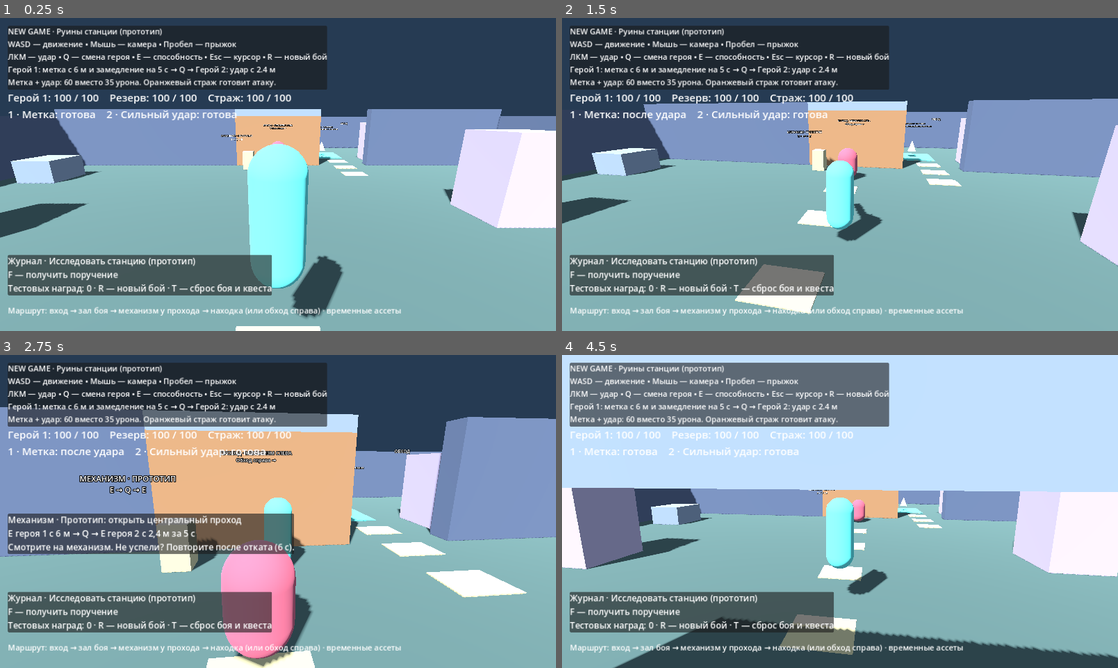
Above: before the commit, frames 1-4 (two rows, left to right).
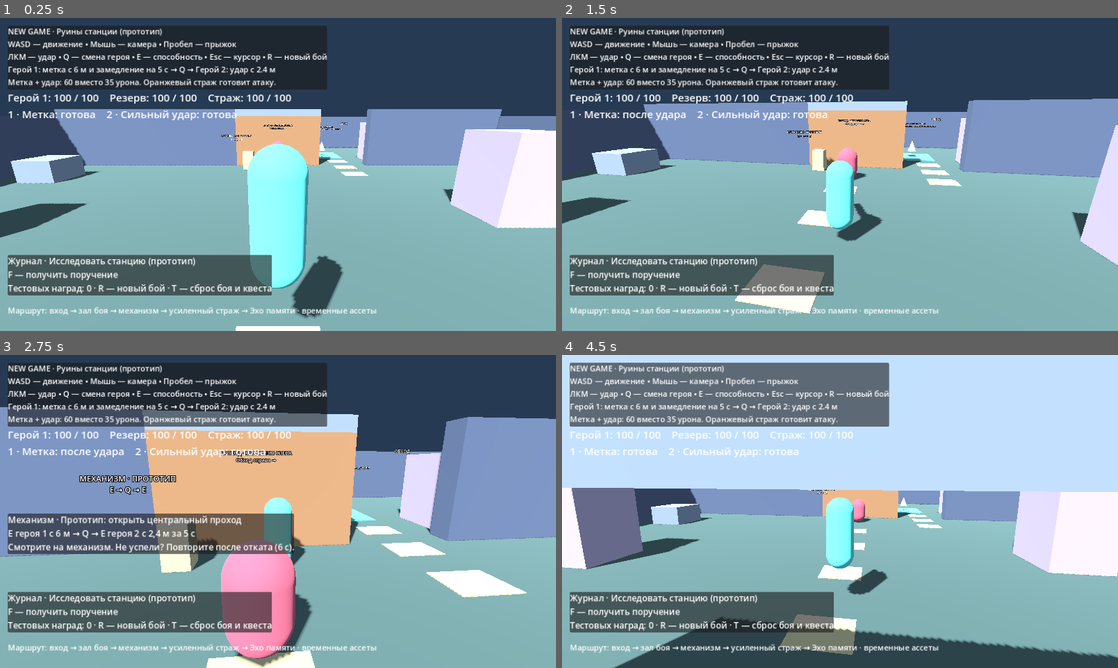
Above: after the commit, the same moments.

Repository: Yola1147/New-game
Game: Godot game, scene res://scenes/main.tscn
Same seed, same stepped clock (60 frames per second), same inputs: the game is played once before the commit and once after it.
Inputs (mouse positions are in pixels of both pictures, inside the frame that each line leads up to):
- Up to frame 1 (0.25 s): no input
- Up to frame 2 (1.5 s): tap Enter (dialogue_next) at 0.5 s; move the mouse to (867, 174) at 0.52 s; press the mouse at (867, 174) at 0.53 s; hold W (move_forward) from 0.53 s (still down); tap Space (jump) at 0.77 s; tap G (inspect_station) at 0.8, 1.35 s; move the mouse to (812, 174) at 1.27 s; release the mouse at (812, 174) at 1.28 s; click (812, 174) at 1.42 s
- Up to frame 3 (2.75 s): keep holding W (move_forward); tap Space (jump) at 1.52 s; tap Q (switch_character) at 1.55 s; move the mouse to (289, 505) at 2.02 s; hold Q (switch_character) from 2.03 s (still down); click (289, 505) at 2.3 s
- Up to frame 4 (4.5 s): keep holding W (move_forward); move the mouse to (834, 517) at 2.77 s; release Q (switch_character) at 2.78 s; tap E (ability) at 2.85 s; click (834, 517) at 2.92 s; tap Space (jump) at 3.02, 3.77 s; tap G (inspect_station) at 3.05 s; move the mouse to (878, 514) at 3.52 s; press the mouse at (878, 514) at 3.53 s; tap Q (switch_character) at 3.8 s; tap R (reset) at 4.15 s; move the mouse to (795, 508) at 4.27 s; release the mouse at (795, 508) at 4.28 s; tap Enter (dialogue_next) at 4.35 s

The runs differ from the first frame. In frame 1, 0.5% of the frame differs, in the area x 28-73%, y 35-96%; in frame 2, 0.4%; in frame 3, 0.5%; in frame 4, 0.5%, in the area x 28-73%, y 92-96%.

Commit message:
Add reinforced guard and complete prototype prologue route for issue 12

Diff:
--- a/scripts/enemy.gd
+++ b/scripts/enemy.gd
@@ -2,6 +2,10 @@
 
 signal health_changed
 const MAX_HEALTH := 100
+# Tunable prototype variant; both guards use the same AI and attack timing.
+var reinforced := false
+var max_health := MAX_HEALTH
+var attack_damage := 20
 var health := MAX_HEALTH
 var target: CharacterBody3D
 var windup := 0.0
@@ -99,6 +103,10 @@
 	repath_time = 0
 
 func _ready() -> void:
+	if reinforced:
+		max_health = 175
+		attack_damage = 30
+		health = max_health
 	add_to_group("enemies")
 	collision_layer = 4
 	collision_mask = 1
@@ -116,9 +124,24 @@
 	mesh.mesh = capsule
 	mesh.position.y = 0.8
 	material = StandardMaterial3D.new()
-	material.albedo_color = Color("ca6478")
+	material.albedo_color = Color("9e79d6" if reinforced else "ca6478")
 	mesh.material_override = material
 	add_child(mesh)
+	if reinforced:
+		# Broad shoulder bar and persistent name distinguish it even in windup.
+		var shoulders := MeshInstance3D.new()
+		var bar := BoxMesh.new()
+		bar.size = Vector3(1.5, 0.25, 0.65)
+		shoulders.mesh = bar
+		shoulders.position.y = 1.3
+		shoulders.material_override = material
+		add_child(shoulders)
+		var title := Label3D.new()
+		title.text = "УСИЛЕННЫЙ СТРАЖ · ПРОТОТИП"
+		title.position.y = 2.25
+		title.font_size = 26
+		title.billboard = BaseMaterial3D.BILLBOARD_ENABLED
+		add_child(title)
 	mark_visual = MeshInstance3D.new()
 	var ring := TorusMesh.new()
 	ring.inner_radius = 0.65
@@ -151,7 +174,7 @@
 				if offset.length() < 2.1 and attack_direction.dot(offset.normalized()) > 0.5:
 					var ray := PhysicsRayQueryParameters3D.create(global_position + Vector3.UP, target.global_position + Vector3.UP, 1)
 					if get_world_3d().direct_space_state.intersect_ray(ray).is_empty():
-						target.take_damage(20)
+						target.take_damage(attack_damage)
 				cooldown = 1.0
 		elif offset.length() < 1.8 and cooldown == 0:
 			windup = 0.65
@@ -165,7 +188,7 @@
 			clear_pursuit()
 	else:
 		clear_pursuit()
-	material.albedo_color = Color("ffbe62") if windup > 0 else Color("ca6478")
+	material.albedo_color = Color("ffbe62") if windup > 0 else Color("9e79d6" if reinforced else "ca6478")
 	move_and_slide()
 	if position.y < -12:
 		position = home
@@ -188,7 +211,7 @@
 	combo_time = 0
 	mark_visual.visible = false
 	clear_pursuit()
-	health = MAX_HEALTH
+	health = max_health
 	windup = 0
 	cooldown = 0
 	velocity = Vector3.ZERO
--- a/scripts/main.gd
+++ b/scripts/main.gd
@@ -13,6 +13,7 @@
 var puzzle_status: Label
 var assignment_status: Label
 var player: CharacterBody3D
+var final_enemy: CharacterBody3D
 var enemy: CharacterBody3D
 var status: Label
 
@@ -52,7 +53,7 @@
 	hud.add_child(panel)
 	var route_hint := Label.new()
 	route_hint.position = Vector2(18, 660)
-	route_hint.text = "Маршрут: вход → зал боя → механизм у прохода → находка (или обход справа) · временные ассеты"
+	route_hint.text = "Маршрут: вход → зал боя → механизм → усиленный страж → Эхо памяти · временные ассеты"
 	route_hint.add_theme_font_size_override("font_size", 18)
 	hud.add_child(route_hint)
 	var label := Label.new()
@@ -121,17 +122,38 @@
 	memory_echo.stop()
 	player.reset_combat()
 	enemy.reset_combat()
+	if is_instance_valid(final_enemy):
+		remove_child(final_enemy)
+		final_enemy.queue_free()
+		final_enemy = null
+	advance_prologue()
 	update_status()
 
 func inspect_memory() -> void:
-	if player.health <= 0 or player.global_position.distance_to(STATION_POINT) > 2.5 or enemy.health > 0:
+	advance_prologue()
+	if player.health <= 0 or player.global_position.distance_to(STATION_POINT) > 2.5 or not route_cleared():
 		return
 	quest.inspect(true, true, true)
 	if quest.stage == Quest.Stage.COMPLETED:
 		memory_echo.play()
 
+func route_cleared() -> bool:
+	return enemy.health <= 0 and puzzle.opened and is_instance_valid(final_enemy) and final_enemy.health <= 0
+
+func advance_prologue() -> void:
+	if enemy.health <= 0 and puzzle.opened and not is_instance_valid(final_enemy):
+		final_enemy = Enemy.new()
+		final_enemy.name = "ReinforcedGuard"
+		final_enemy.reinforced = true
+		final_enemy.home = Vector3(0, 1, -11)
+		final_enemy.position = final_enemy.home
+		final_enemy.target = player
+		add_child(final_enemy)
+		final_enemy.health_changed.connect(update_status)
+	quest.observe_route(enemy.health <= 0, puzzle.opened, route_cleared())
+
 func _process(_delta: float) -> void:
-	quest.observe_guard(enemy.health <= 0)
+	advance_prologue()
 	update_status()
 
 func update_journal() -> void:
@@ -142,8 +164,8 @@
 		return
 	dialogue.assignment_accepted = false
 	quest.reset()
+	puzzle.reset_puzzle()
 	restart_battle()
-	puzzle.reset_puzzle()
 
 func ability_status(index: int) -> String:
 	var hp: int = player.health if index == player.active_character else player.reserve_health
@@ -162,17 +184,26 @@
 	puzzle_panel.visible = player.global_position.distance_to(puzzle.global_position) < 8
 	puzzle_status.text = puzzle.hint_text()
 	status.text = "Герой %d: %d / 100    Резерв: %d / 100    Страж: %d / 100" % [player.active_character + 1, player.health, player.reserve_health, enemy.health]
+	if is_instance_valid(final_enemy):
+		status.text += "\nУсиленный страж: %d / %d · урон 30 · замах 0,65 с" % [final_enemy.health, final_enemy.max_health]
 	status.text += "\n1 · Метка: %s    2 · Сильный удар: %s" % [ability_status(0), ability_status(1)]
-	if enemy.mark_time > 0:
-		status.text += "\nСтраж замедлен · Метка: %.1f с — E героя 2 для взаимодействия" % enemy.mark_time
-	if enemy.combo_time > 0:
+	var combat_enemy = final_enemy if is_instance_valid(final_enemy) else enemy
+	if combat_enemy.mark_time > 0:
+		status.text += "\nСтраж замедлен · Метка: %.1f с — E героя 2 для взаимодействия" % combat_enemy.mark_time
+	if combat_enemy.combo_time > 0:
 		status.text += "\nВзаимодействие! Метка израсходована · 60 урона"
 	if player.party_defeated():
 		status.text += "\nПоражение. R — повторить бой"
 	elif player.health <= 0:
 		status.text += "\nГерой погиб. Q — выбрать живого героя; R — новый бой"
-	elif enemy.health <= 0:
-		status.text += "\nПобеда! R — повторить бой"
+	elif route_cleared() and quest.stage == Quest.Stage.COMPLETED:
+		status.text += "\nПролог завершён · G рядом с Эхом — повтор записи"
+	elif route_cleared():
+		status.text += "\nПобеда! G у Эха памяти — завершить поручение"
+	elif enemy.health <= 0 and not puzzle.opened:
+		status.text += "\nПобеда в зале! Откройте проход: E → Q → E у механизма"
+	elif is_instance_valid(final_enemy) and final_enemy.health > 0:
+		status.text += "\nУсиленный страж в дальней комнате · R — повторить бой"
 
 func block(at: Vector3, size: Vector3, color: Color) -> StaticBody3D:
 	var body := StaticBody3D.new()
--- a/scripts/quest.gd
+++ b/scripts/quest.gd
@@ -2,7 +2,7 @@
 
 # Arena-only prototype: the reward is a test counter, not currency or canon.
 signal changed
-enum Stage { NOT_STARTED, DEFEAT_GUARD, INSPECT_STATION, COMPLETED }
+enum Stage { NOT_STARTED, DEFEAT_GUARD, OPEN_PASSAGE, DEFEAT_REINFORCED, INSPECT_STATION, COMPLETED }
 var stage := Stage.NOT_STARTED
 var rewards := 0
 
@@ -12,9 +12,16 @@
 	stage = Stage.DEFEAT_GUARD
 	changed.emit()
 
-func observe_guard(defeated: bool) -> void:
-	if stage == Stage.DEFEAT_GUARD and defeated:
-		stage = Stage.INSPECT_STATION
+func observe_route(guard_defeated: bool, passage_open: bool, reinforced_defeated: bool) -> void:
+	if stage == Stage.NOT_STARTED or stage == Stage.COMPLETED:
+		return
+	var next := Stage.DEFEAT_GUARD
+	if guard_defeated:
+		next = Stage.OPEN_PASSAGE
+		if passage_open:
+			next = Stage.INSPECT_STATION if reinforced_defeated else Stage.DEFEAT_REINFORCED
+	if stage != next:
+		stage = next
 		changed.emit()
 
 func inspect(alive: bool, nearby: bool, guard_defeated: bool) -> void:
@@ -33,7 +40,9 @@
 	var objectives := [
 		"F — получить поручение",
 		"Поручение получено. Цель: победить стража",
+		"Цель: открыть проход · E героя 1 → Q → E героя 2 у механизма",
+		"Цель: победить усиленного стража в дальней комнате",
 		"Цель: найти Эхо памяти · G у бирюзовой площадки",
-		"Поручение выполнено: найдено Эхо памяти · G рядом — повтор записи",
+		"Поручение выполнено · Пролог завершён · G рядом — повтор записи",
 	]
 	return "Журнал · Исследовать станцию (прототип)\n%s\nТестовых наград: %d · R — новый бой · T — сброс боя и квеста" % [objectives[stage], rewards]
--- a/scripts/station.gd
+++ b/scripts/station.gd
@@ -45,7 +45,7 @@
 	signpost(world, Vector3(0, 3.9, 11), "ВХОД · РУИНЫ СТАНЦИИ\nВременная геометрия")
 	signpost(world, Vector3(0, 2.8, -5.4), "ПРОХОД · МЕХАНИЗМ СЛЕВА\nОбход справа →")
 	signpost(world, Vector3(4.75, 3, -6), "ОБХОД")
-	signpost(world, Vector3(4, 2.5, -10), "ЭХО ПАМЯТИ · ПРОТОТИП\nG — запись после победы и поручения")
+	signpost(world, Vector3(4, 2.5, -10), "ЭХО ПАМЯТИ · ПРОТОТИП\nG — после механизма, двух побед и поручения")
 
 static func signpost(world: Node3D, at: Vector3, text: String) -> void:
 	var label := Label3D.new()
--- a/tests/memory_echo.gd
+++ b/tests/memory_echo.gd
@@ -20,6 +20,7 @@
 	key(KEY_G)
 	check(not echo.active, "Live guard blocks finding")
 	world.enemy.take_damage(100)
+	clear_final_guard(world)
 	await process_frame
 	await process_frame
 	player.position = Vector3(0, 0, 8)
@@ -78,6 +79,7 @@
 	key(KEY_R)
 	check(not echo.active and world.quest.rewards == 1, "R stops playback and preserves finding")
 	world.enemy.take_damage(100)
+	clear_final_guard(world)
 	player.position = world.STATION_POINT
 	key(KEY_G)
 	key(KEY_T)
@@ -85,6 +87,7 @@
 	# Repeat after full reset and verify the finding can be awarded once again.
 	accept_dialogue()
 	world.enemy.take_damage(100)
+	clear_final_guard(world)
 	await process_frame
 	await process_frame
 	player.position = world.STATION_POINT
--- /dev/null
+++ b/tests/prologue.gd
@@ -0,0 +1,87 @@
+extends "res://tests/puzzle.gd"
+
+# Focused state/AI regression complements the full route in station_playthrough.
+func run() -> void:
+	var world = load("res://scenes/main.tscn").instantiate()
+	root.add_child(world)
+	await frames(90)
+	var player = world.player
+	check(not is_instance_valid(world.final_enemy), "No reinforced guard before hall and puzzle")
+	world.puzzle.activate(0)
+	world.puzzle.activate(1)
+	await frames(2)
+	check(not is_instance_valid(world.final_enemy), "Opening puzzle early cannot skip ordinary guard")
+	world.enemy.take_damage(100)
+	await frames(2)
+	var guard = world.final_enemy
+	check(is_instance_valid(guard) and guard.reinforced and guard.health == 175 and guard.attack_damage == 30, "Existing AI has stronger prototype stats")
+	world.advance_prologue()
+	check(get_nodes_in_group("enemies").size() == 2, "Repeated progression cannot duplicate guard")
+	world.quest.accept()
+	world.advance_prologue()
+	check(world.quest.stage == world.quest.Stage.DEFEAT_REINFORCED, "Early hall/puzzle progress counts after acceptance")
+	player.position = world.STATION_POINT
+	world.inspect_memory()
+	check(world.quest.rewards == 0 and not world.memory_echo.active, "Live reinforced guard blocks echo via bypass")
+	# Let the real AI kill both heroes; Q selects the surviving reserve.
+	player.position = Vector3(0, 0, -9.5)
+	player.input_enabled = false
+	await frames(450)
+	check(player.health == 0 and guard.health == 175, "Reinforced AI can defeat first hero")
+	player.switch_character()
+	await frames(450)
+	check(player.party_defeated(), "Reinforced AI can defeat entire party")
+	world.inspect_memory()
+	check(world.quest.rewards == 0, "Defeat cannot award finding")
+	key(KEY_R)
+	await frames(3)
+	check(not is_instance_valid(world.final_enemy) and world.enemy.health == 100, "R removes final guard and restores hall")
+	check(world.puzzle.opened and world.quest.stage == world.quest.Stage.DEFEAT_GUARD, "R preserves mechanism and assignment but updates combat objective")
+	check(player.health == 100 and player.reserve_health == 100 and player.position.z > 7, "R restores party at entrance")
+	world.enemy.take_damage(100)
+	await frames(2)
+	guard = world.final_enemy
+	check(guard.health == 175 and guard.mark_time == 0 and guard.windup == 0, "Retry creates clean reinforced guard")
+	player.position = Vector3(0, 0, -9.5)
+	for i in range(60):
+		await frames(1)
+		if guard.windup > 0:
+			break
+	check(guard.windup > 0 and guard.material.albedo_color.is_equal_approx(Color("ffbe62")), "Attack windup remains visibly orange")
+	var hp: int = player.health
+	player.input_enabled = true
+	player.pivot.rotation.y = 0
+	Input.action_press("move_back")
+	await frames(45)
+	Input.action_release("move_back")
+	check(player.health == hp, "Moving away during telegraph avoids damage")
+	guard.apply_mark()
+	check(guard.mark_time > 0 and guard.mark_visual.visible, "Existing mark applies to reinforced variant")
+	guard.receive_finisher()
+	check(guard.health == 115 and guard.mark_time == 0, "Existing combo consumes mark for 60 damage")
+	guard.take_damage(115)
+	await frames(2)
+	check(world.quest.stage == world.quest.Stage.INSPECT_STATION, "Final victory unlocks finding objective")
+	player.position = world.STATION_POINT
+	world.inspect_memory()
+	world.inspect_memory()
+	check(world.quest.rewards == 1 and world.memory_echo.active, "Final victory permits exactly one finding")
+	key(KEY_T)
+	await frames(3)
+	check(not world.puzzle.opened and not is_instance_valid(world.final_enemy), "T removes final phase and closes passage")
+	check(world.quest.rewards == 0 and world.quest.stage == world.quest.Stage.NOT_STARTED and not world.memory_echo.active, "T clears ending and recording")
+	world.enemy.take_damage(100)
+	world.advance_prologue()
+	check(not is_instance_valid(world.final_enemy), "New attempt requires mechanism again")
+	world.puzzle.activate(0)
+	world.puzzle.activate(1)
+	world.advance_prologue()
+	world.final_enemy.take_damage(175)
+	player.position = world.STATION_POINT
+	world.inspect_memory()
+	check(world.quest.rewards == 0, "Clearing route before assignment does not award finding")
+	world.quest.accept()
+	world.inspect_memory()
+	check(world.quest.rewards == 1, "Accepting after both victories still allows completion")
+	print("PROLOGUE RESULT: ", failures, " failures (order, variant AI, defeat, retry, evasion, combo, finding, resets)")
+	quit(1 if failures else 0)
--- a/tests/quest.gd
+++ b/tests/quest.gd
@@ -28,6 +28,14 @@
 	for i in range(3):
 		key(KEY_ENTER)
 
+# Focused quest/playback fixtures use direct damage; the integrated route uses live combat.
+func clear_final_guard(world: Node3D) -> void:
+	world.puzzle.activate(0)
+	world.puzzle.activate(1)
+	world.advance_prologue()
+	world.final_enemy.take_damage(world.final_enemy.max_health)
+	world.advance_prologue()
+
 func run() -> void:
 	var arena = load("res://scenes/main.tscn").instantiate()
 	root.add_child(arena)
@@ -48,13 +56,14 @@
 	accept_dialogue()
 	check(quest.stage == quest.Stage.DEFEAT_GUARD, "Only accepted dialogue starts first objective")
 	await process_frame
-	check(quest.stage == quest.Stage.INSPECT_STATION, "Defeated guard advances accepted objective")
+	check(quest.stage == quest.Stage.OPEN_PASSAGE, "Defeated guard advances accepted objective")
 	key(KEY_R)
-	check(quest.stage == quest.Stage.INSPECT_STATION and arena.dialogue.assignment_accepted, "R preserves quest")
+	check(quest.stage == quest.Stage.DEFEAT_GUARD and arena.dialogue.assignment_accepted, "R preserves quest")
 	player.position = arena.STATION_POINT
 	key(KEY_G)
 	check(quest.rewards == 0, "Respawned live guard blocks inspection")
 	enemy.take_damage(100)
+	clear_final_guard(arena)
 	player.position = Vector3(0, 0, 8)
 	key(KEY_G)
 	check(quest.rewards == 0, "Distant inspection must fail")
@@ -88,6 +97,7 @@
 	key(KEY_G)
 	check(quest.stage == quest.Stage.DEFEAT_GUARD and quest.rewards == 0, "New run cannot skip live guard")
 	enemy.take_damage(100)
+	clear_final_guard(arena)
 	await process_frame
 	player.position = arena.STATION_POINT
 	key(KEY_G)
--- a/tests/station.gd
+++ b/tests/station.gd
@@ -28,6 +28,10 @@
 			break
 		for action in ["move_left", "move_right", "move_forward", "move_back"]:
 			Input.action_release(action)
+		# Release early near a waypoint so acceleration does not carry us past it.
+		if Vector2(offset.x, offset.z).length() < 0.8 and Vector2(player.velocity.x, player.velocity.z).length() > 2:
+			await physics_frame
+			continue
 		if absf(offset.x) > 0.14:
 			Input.action_press("move_right" if offset.x > 0 else "move_left")
 		if absf(offset.z) > 0.14:
@@ -37,7 +41,7 @@
 	for action in ["move_left", "move_right", "move_forward", "move_back"]:
 		Input.action_release(action)
 	await frames(10)
-	check(Vector2(player.position.x - point.x, player.position.z - point.z).length() < 0.55, "Route waypoint must be reachable: %s" % point)
+	check(Vector2(player.position.x - point.x, player.position.z - point.z).length() < 0.55, "Route waypoint must be reachable: %s; actual %s; HP %d" % [point, player.position, player.health])
 	check(player.is_on_floor(), "Hero must stand on floor at route waypoints")
 
 func run() -> void:
@@ -88,7 +92,7 @@
 	inspect.pressed = true
 	Input.parse_input_event(inspect)
 	Input.flush_buffered_events()
-	check(station.quest.rewards == 1, "Walked route must finish the existing inspection quest")
+	check(station.quest.rewards == 0, "Bypass cannot skip mechanism and reinforced guard")
 	# A return trip also catches one-way collision traps.
 	for point in [Vector3(4.75, 0, -10), Vector3(4.75, 0, -3), Vector3(0, 0, -3), Vector3(0, 0, 8), Vector3(0, 0, 13), Vector3(0, 0, 8)]:
 		await walk(player, point)
--- a/tests/station_playthrough.gd
+++ b/tests/station_playthrough.gd
@@ -2,6 +2,12 @@
 
 # Integrated automated route. No teleporting, forced damage or disabled AI.
 # This does not replace a user's manual playthrough.
+func finale_snapshot(view: String) -> void:
+	if "--capture" in OS.get_cmdline_user_args() and DisplayServer.get_name() != "headless":
+		await process_frame
+		await RenderingServer.frame_post_draw
+		root.get_texture().get_image().save_png("res://.tools/issue12-%s.png" % view)
+
 func run() -> void:
 	var world = load("res://scenes/main.tscn").instantiate()
 	root.add_child(world)
@@ -24,7 +30,7 @@
 		check(player.start_attack(), "Hall fight accepts basic attack")
 		await frames(35)
 	check(world.enemy.health == 0 and player.health > 0, "Live AI fight ends in victory")
-	check(world.quest.stage == world.quest.Stage.INSPECT_STATION, "Victory advances accepted assignment")
+	check(world.quest.stage == world.quest.Stage.OPEN_PASSAGE, "Victory advances accepted assignment")
 	await walk(player, Vector3(0, 0, -3))
 	Input.action_press("move_forward")
 	await frames(90)
@@ -46,8 +52,18 @@
 	await frames(2)
 	check(world.puzzle.opened, "Two abilities open passage after battle")
 	await walk(player, Vector3(-2, 0, -9))
+	await frames(100)
+	await finale_snapshot("reinforced")
+	for i in range(7):
+		if player.health <= 30 and player.reserve_health > 0:
+			player.switch_character()
+		player.visual.look_at(Vector3(world.final_enemy.position.x, player.visual.global_position.y, world.final_enemy.position.z))
+		check(player.start_attack(), "Final fight accepts basic attack")
+		await frames(35)
+	check(world.final_enemy.health == 0 and player.health > 0, "Reinforced guard is beatable with live AI")
 	await walk(player, world.STATION_POINT)
 	key(KEY_G)
+	await finale_snapshot("completed")
 	check(world.memory_echo.active and world.quest.rewards == 1, "Walked route discovers recording once")
 	key(KEY_G)
 	await walk(player, Vector3(4.75, 0, -10))
Not shown, added: tests/prologue.gd.uid
Not shown, changed: GAME_DESIGN.md
Not shown, changed: PLAYTEST.md
Not shown, changed: ROADMAP.md
Not shown, changed: Run.ps1
Not shown, changed: STATION_REVIEW.md
